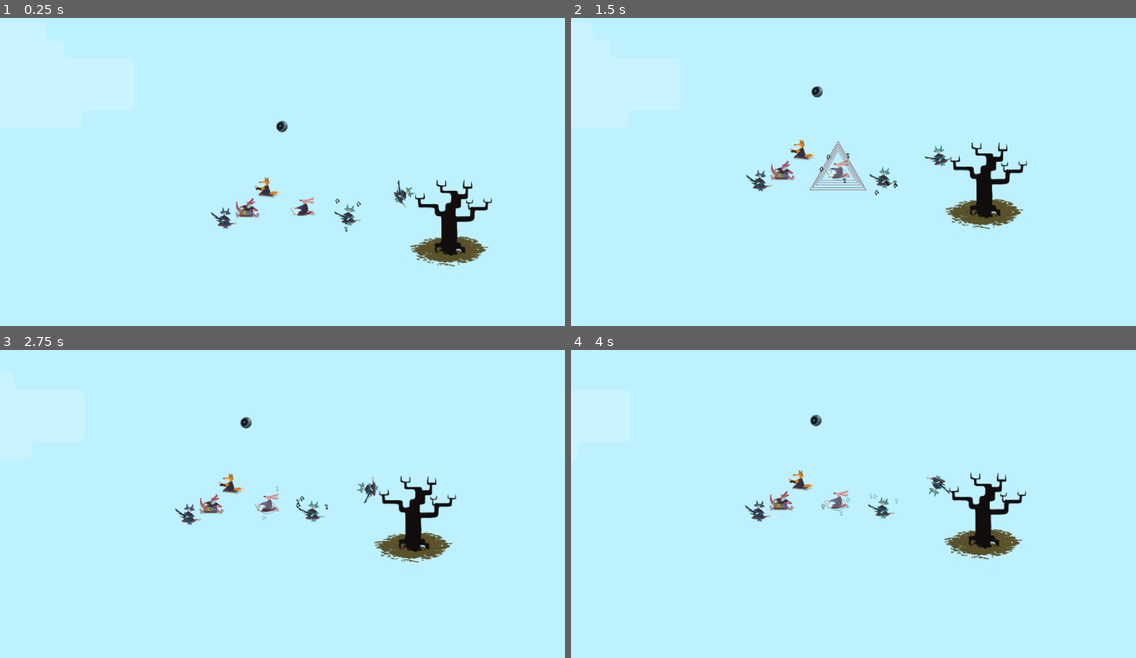
Above: before the commit, frames 1-4 (two rows, left to right).
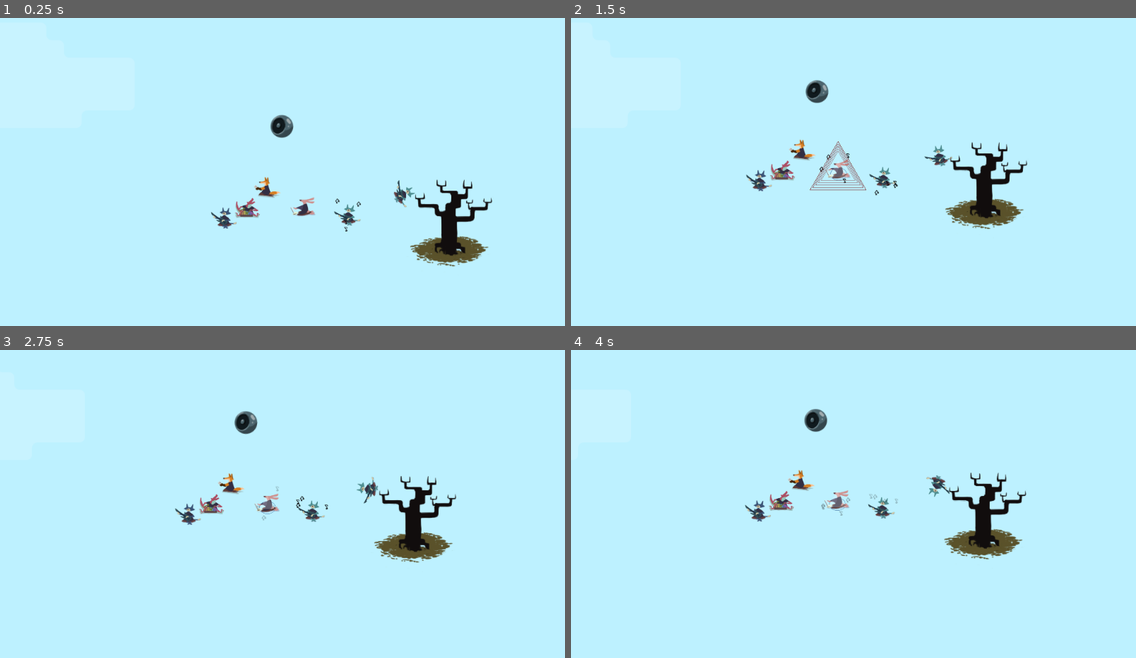
Above: after the commit, the same moments.

Repository: uspgamedev/skyjammers
Game: Godot game, scene res://test/Test.tscn
Same seed, same stepped clock (60 frames per second), same inputs: the game is played once before the commit and once after it. This scene is started directly instead of the project's main scene. Sound files missing from this copy of the repository are replaced by a short silence.
Inputs:
- Up to frame 1 (0.25 s): no input
- Up to frame 2 (1.5 s): hold Space (action_play) 0.53-1.28 s; tap Space (action_play) at 1.35 s
- Up to frame 3 (2.75 s): hold Space (action_play) from 2.03 s (still down)
- Up to frame 4 (4 s): release Space (action_play) at 2.78 s; tap Space (action_play) at 2.85 s; hold Space (action_play) from 3.53 s (still down)

The runs differ from the first frame. In frame 1, 0.2% of the frame differs, in the area x 47-52%, y 31-39%; in frame 2, 0.2%; in frame 3, 0.2%; in frame 4, 0.2%.
Error in both runs: Attempt to call function 'play' in base 'null instance' on a null instance. (res://Instruments/Instrument.gd:49)

Commit message:
Fix sentinel size

Diff:
--- a/game/Sentinels/Sentinel.tscn
+++ b/game/Sentinels/Sentinel.tscn
@@ -34,13 +34,13 @@
 "values": [ 0.0, 20.0, 0.0, 20.0 ]
 }
 
-[sub_resource type="CapsuleShape2D" id=1]
+[sub_resource type="CapsuleShape2D" id=2]
 
 custom_solver_bias = 0.0
 radius = 10.0
 height = 20.0
 
-[node name="Sentinel" type="KinematicBody2D" groups=[
+[node name="Sentinel" type="KinematicBody2D" index="0" groups=[
 "sentinels",
 ]]
 
@@ -54,7 +54,6 @@
 
 position = Vector2( 0, 1.15307 )
 rotation = 0.0825021
-scale = Vector2( 0.5, 0.5 )
 texture = ExtResource( 2 )
 _sections_unfolded = [ "Transform" ]
 
Not shown: 3 places in game/Sentinels/Sentinel.tscn that only renumber resources
